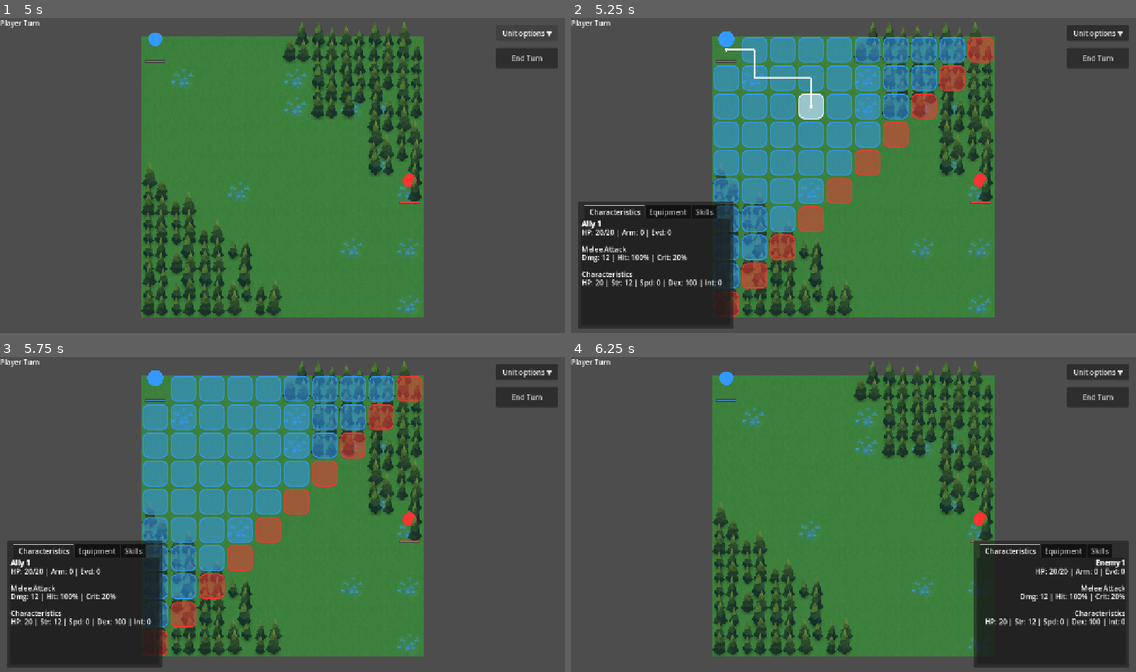
Above: before the commit, frames 1-4 (two rows, left to right).
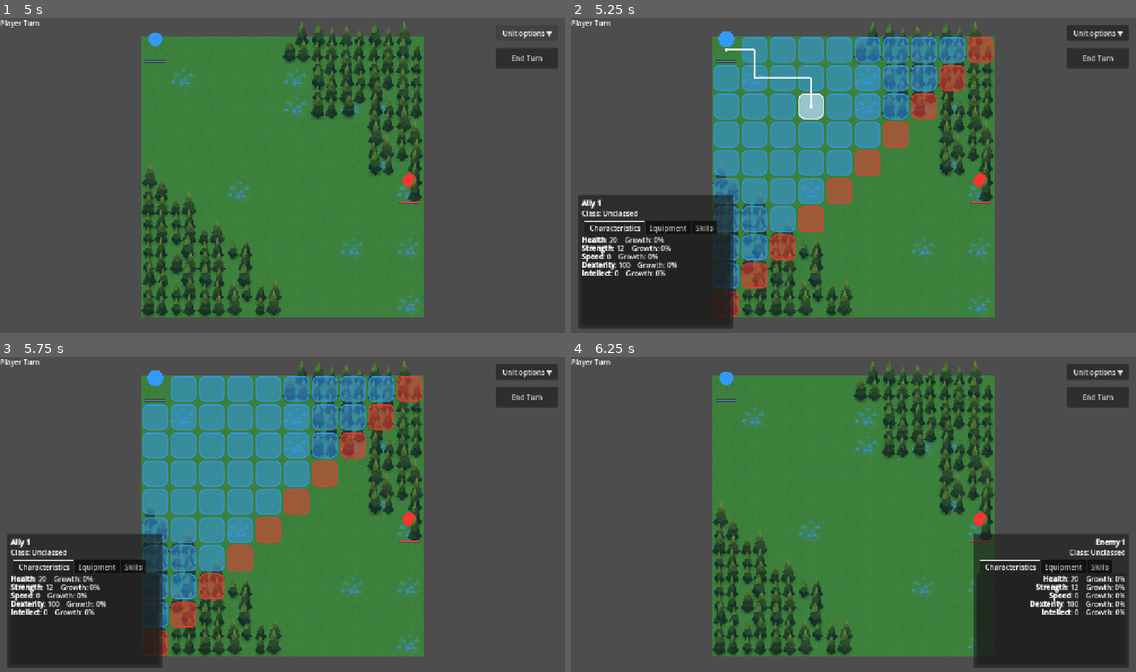
Above: after the commit, the same moments.

Repository: Baptisteberard/srpg
Game: Godot game, scene res://main.tscn
Same seed, same stepped clock (60 frames per second), same inputs: the game is played once before the commit and once after it.
Inputs (mouse positions are in pixels of both pictures, inside the frame that each line leads up to):
- Up to frame 1 (5 s): click "Map 1" at 0.5 s; click "End Turn" at 1.25 s; click "End Turn" at 2 s; click "End Turn" at 2.75 s; click "Unit options ▼" at 3.5 s; click "Unit options ▲" at 4.25 s
- Up to frame 2 (5.25 s): drag from (729, 49) to (977, 191) at 5.02 s
- Up to frame 3 (5.75 s): no input
- Up to frame 4 (6.25 s): drag from (977, 530) to (729, 388) at 5.77 s

Frame 1 is identical in both runs. In frame 2, 3.2% of the frame differs, in the area x 1-29%, y 55-86%; in frame 3, 3.2%; in frame 4, 3.2%.

Commit message:
feat: show unit identity and growth tabs

Diff:
--- a/battle/battle_runtime.gd
+++ b/battle/battle_runtime.gd
@@ -44,9 +44,10 @@
 				enemy_unit_definitions.append(brigand_definition)
 
 
-func _make_fe8_definition(display_name: String, animation: FE8MapSpriteAnimation) -> UnitStats:
+func _make_fe8_definition(class_name_value: String, animation: FE8MapSpriteAnimation) -> UnitStats:
 	var definition := UnitDefinitionScript.new() as UnitStats
-	definition.display_name = display_name
+	definition.display_name = ""
+	definition.unit_class_name = class_name_value
 	definition.fe8_map_sprite_animation = animation
 	return definition
 
--- a/tests/run_tests.gd
+++ b/tests/run_tests.gd
@@ -44,7 +44,9 @@
 	var manager: TurnManager = battle.find_child("TurnManager", true, false) as TurnManager
 	var hud := battle.find_child("UI", true, false) as BattleHud
 	var unit_info_panel := battle.find_child("UnitStatsPanel", true, false) as PanelContainer
+	var identity_label := battle.find_child("UnitIdentityLabel", true, false) as RichTextLabel
 	var unit_info_tabs := battle.find_child("UnitInfoTabs", true, false) as TabContainer
+	var characteristics_label := battle.find_child("CharacteristicsLabel", true, false) as RichTextLabel
 	var equipment_label := battle.find_child("EquipmentLabel", true, false) as RichTextLabel
 	var skills_label := battle.find_child("SkillsLabel", true, false) as RichTextLabel
 	var settings_toggle := battle.find_child("UnitVisualSettingsToggle", true, false) as Button
@@ -72,17 +74,25 @@
 	if manager != null \
 	and hud != null \
 	and unit_info_panel != null \
+	and identity_label != null \
 	and unit_info_tabs != null \
+	and characteristics_label != null \
 	and equipment_label != null \
 	and skills_label != null \
 	and not manager.player_units.is_empty():
 		hud.focus_unit(manager.player_units[0])
 		await process_frame
+		var focused_unit: Unit = manager.player_units[0]
 		unit_tabs_work = unit_info_panel.visible \
+			and identity_label.text.contains(focused_unit.get_display_name()) \
+			and identity_label.text.contains(focused_unit.get_class_display_name()) \
 			and unit_info_tabs.get_tab_count() == 3 \
 			and unit_info_tabs.get_tab_title(0) == "Characteristics" \
 			and unit_info_tabs.get_tab_title(1) == "Equipment" \
 			and unit_info_tabs.get_tab_title(2) == "Skills" \
+			and characteristics_label.text.count("Growth:") == 5 \
+			and not characteristics_label.text.contains("Armor") \
+			and not characteristics_label.text.contains("Damage") \
 			and not equipment_label.text.is_empty() \
 			and not skills_label.text.is_empty()
 	_expect(unit_tabs_work, "%s shows one unit window with three information tabs" % scene_path)
--- a/ui/battle_hud.gd
+++ b/ui/battle_hud.gd
@@ -20,6 +20,8 @@
 var preview_attacker_cell: Vector2i = Vector2i.ZERO
 
 var stats_panel: PanelContainer
+var unit_info_layout: VBoxContainer
+var unit_identity_label: RichTextLabel
 var stats_tabs: TabContainer
 var stats_scroll: ScrollContainer
 var stats_label: RichTextLabel
@@ -288,7 +290,11 @@
 
 
 func refresh() -> void:
-	if stats_panel == null or stats_label == null or equipment_label == null or skills_label == null:
+	if stats_panel == null \
+	or unit_identity_label == null \
+	or stats_label == null \
+	or equipment_label == null \
+	or skills_label == null:
 		return
 
 	if preview_attacker != null \
@@ -301,21 +307,20 @@
 		var preview_side_unit: Unit = preview_defender
 		if focused_unit != null and is_instance_valid(focused_unit):
 			preview_side_unit = focused_unit
-		stats_label.text = _build_combat_preview_text(preview_attacker, preview_defender, preview_attacker_cell)
-		_refresh_unit_detail_tabs(preview_side_unit)
+		_refresh_unit_window(preview_side_unit)
 		_position_stats_panel_for_unit(preview_side_unit)
 		return
 
 	if focused_unit == null or not is_instance_valid(focused_unit) or not focused_unit.is_alive():
 		stats_panel.visible = false
+		unit_identity_label.text = ""
 		stats_label.text = ""
 		equipment_label.text = ""
 		skills_label.text = ""
 		return
 
 	stats_panel.visible = true
-	stats_label.text = _build_default_unit_stats_text(focused_unit)
-	_refresh_unit_detail_tabs(focused_unit)
+	_refresh_unit_window(focused_unit)
 	_position_stats_panel_for_unit(focused_unit)
 
 
@@ -332,11 +337,27 @@
 	margin.add_theme_constant_override("margin_bottom", 8)
 	stats_panel.add_child(margin)
 
+	unit_info_layout = VBoxContainer.new()
+	unit_info_layout.add_theme_constant_override("separation", 6)
+	unit_info_layout.size_flags_horizontal = Control.SIZE_EXPAND_FILL
+	unit_info_layout.size_flags_vertical = Control.SIZE_EXPAND_FILL
+	margin.add_child(unit_info_layout)
+
+	unit_identity_label = RichTextLabel.new()
+	unit_identity_label.name = "UnitIdentityLabel"
+	unit_identity_label.bbcode_enabled = true
+	unit_identity_label.scroll_active = false
+	unit_identity_label.fit_content = true
+	unit_identity_label.custom_minimum_size.y = 42.0
+	unit_identity_label.size_flags_horizontal = Control.SIZE_EXPAND_FILL
+	unit_identity_label.size_flags_vertical = Control.SIZE_SHRINK_BEGIN
+	unit_info_layout.add_child(unit_identity_label)
+
 	stats_tabs = TabContainer.new()
 	stats_tabs.name = "UnitInfoTabs"
 	stats_tabs.size_flags_horizontal = Control.SIZE_EXPAND_FILL
 	stats_tabs.size_flags_vertical = Control.SIZE_EXPAND_FILL
-	margin.add_child(stats_tabs)
+	unit_info_layout.add_child(stats_tabs)
 
 	var characteristics_tab := _create_unit_info_tab("Characteristics", "CharacteristicsLabel")
 	stats_scroll = characteristics_tab["scroll"] as ScrollContainer
@@ -381,10 +402,13 @@
 	var viewport_size: Vector2 = get_viewport().get_visible_rect().size
 	var max_content_width: float = max(300.0, viewport_size.x - 48.0)
 	var measured_width: float = maxf(
-		_measure_label_text_width(stats_label, max_content_width),
+		_measure_label_text_width(unit_identity_label, max_content_width),
 		maxf(
-			_measure_label_text_width(equipment_label, max_content_width),
-			_measure_label_text_width(skills_label, max_content_width)
+			_measure_label_text_width(stats_label, max_content_width),
+			maxf(
+				_measure_label_text_width(equipment_label, max_content_width),
+				_measure_label_text_width(skills_label, max_content_width)
+			)
 		)
 	)
 	var content_width: float = clampf(maxf(300.0, measured_width), 300.0, max_content_width)
@@ -392,15 +416,18 @@
 	var equipment_height: float = _measure_label_text_height(equipment_label, content_width)
 	var skills_height: float = _measure_label_text_height(skills_label, content_width)
 	var content_height: float = maxf(stats_height, maxf(equipment_height, skills_height))
+	var identity_height: float = maxf(42.0, _measure_label_text_height(unit_identity_label, content_width))
+	_set_unit_info_label_size(unit_identity_label, content_width, identity_height)
 	_set_unit_info_label_size(stats_label, content_width, stats_height)
 	_set_unit_info_label_size(equipment_label, content_width, equipment_height)
 	_set_unit_info_label_size(skills_label, content_width, skills_height)
 
 	var panel_width: float = content_width + 16.0
-	var desired_height: float = maxf(180.0, content_height + 56.0)
-	var panel_height: float = min(desired_height, max(180.0, viewport_size.y - 32.0))
-	stats_tabs.custom_minimum_size = Vector2(content_width, panel_height - 16.0)
-	var scroll_height: float = maxf(100.0, panel_height - 52.0)
+	var desired_height: float = maxf(220.0, content_height + identity_height + 64.0)
+	var panel_height: float = min(desired_height, max(220.0, viewport_size.y - 32.0))
+	var tabs_height: float = maxf(140.0, panel_height - identity_height - 22.0)
+	stats_tabs.custom_minimum_size = Vector2(content_width, tabs_height)
+	var scroll_height: float = maxf(100.0, tabs_height - 36.0)
 	for scroll in [stats_scroll, equipment_scroll, skills_scroll]:
 		if scroll != null:
 			scroll.custom_minimum_size = Vector2(content_width, scroll_height)
@@ -409,6 +436,7 @@
 	var is_enemy: bool = unit != null and unit.faction == Unit.Faction.ENEMY
 	var panel_x: float = viewport_size.x - panel_width - 16.0 if is_enemy else 16.0
 	var alignment := HORIZONTAL_ALIGNMENT_RIGHT if is_enemy else HORIZONTAL_ALIGNMENT_LEFT
+	unit_identity_label.horizontal_alignment = alignment
 	stats_label.horizontal_alignment = alignment
 	equipment_label.horizontal_alignment = alignment
 	skills_label.horizontal_alignment = alignment
@@ -455,11 +483,18 @@
 	return max(1.0, measured.y + float(line_separation * max(0, line_count - 1)))
 
 
-func _refresh_unit_detail_tabs(unit: Unit) -> void:
+func _refresh_unit_window(unit: Unit) -> void:
 	if unit == null or not is_instance_valid(unit):
+		unit_identity_label.text = ""
+		stats_label.text = ""
 		equipment_label.text = ""
 		skills_label.text = ""
 		return
+	unit_identity_label.text = "[b]%s[/b]\nClass: %s" % [
+		unit.get_display_name(),
+		unit.get_class_display_name(),
+	]
+	stats_label.text = _build_characteristics_text(unit)
 	equipment_label.text = _build_equipment_text(unit)
 	skills_label.text = _build_skills_text(unit)
 
@@ -471,70 +506,24 @@
 	return expression.sub(text_value, "", true)
 
 
-func _build_default_unit_stats_text(unit: Unit) -> String:
-	var crit_chance: int = int(unit.precision / 5)
-	var attack_type: String = "Ranged Attack" if unit.attack_range > 1 else "Melee Attack"
-	var attack_line: String = "Dmg: %d | Hit: %d%% | Crit: %d%%" % [unit.strength, unit.precision, crit_chance]
-	if unit.attack_range > 1:
-		attack_line += " | Rng: %d" % unit.attack_range
-	return "[b]%s[/b]\nHP: %d/%d | Arm: %d | Evd: %d\n\n%s\n%s\n\nCharacteristics\nHP: %d | Str: %d | Spd: %d | Dex: %d | Int: %d" % [
-		unit.get_display_name(),
-		unit.current_hp,
+func _build_characteristics_text(unit: Unit) -> String:
+	return "[b]Health[/b]: %d    Growth: %d%%\n[b]Strength[/b]: %d    Growth: %d%%\n[b]Speed[/b]: %d    Growth: %d%%\n[b]Dexterity[/b]: %d    Growth: %d%%\n[b]Intellect[/b]: %d    Growth: %d%%" % [
 		unit.health,
-		unit.armor,
+		unit.health_growth_rate,
+		unit.strength,
+		unit.strength_growth_rate,
 		unit.speed,
-		attack_type,
-		attack_line,
-		unit.health,
-		unit.strength,
-		unit.speed,
+		unit.speed_growth_rate,
 		unit.precision,
+		unit.dexterity_growth_rate,
 		unit.intellect,
+		unit.intellect_growth_rate,
 	]
 
 
-func _build_equipment_text(unit: Unit) -> String:
-	return "[b]%s[/b]\n\n[b]Weapon[/b]\nNone — prototype basic attack\n\n[b]Armor[/b]\nNone\n\n[b]Shield[/b]\nNone\n\n[i]Equipment data is not implemented yet.[/i]" % unit.get_display_name()
-
-
-func _build_skills_text(unit: Unit) -> String:
-	return "[b]%s[/b]\n\n[b]Weapon Attack[/b]\nBasic Attack — damage: Strength\n\n[b]Active Skills[/b]\nNone\n\n[b]Passive Skills[/b]\nNone\n\n[i]Data-driven skills are not implemented yet.[/i]" % unit.get_display_name()
-
-
-func _build_combat_preview_text(attacker: Unit, defender: Unit, attacker_cell: Vector2i) -> String:
-	var forecast: Dictionary = CombatResolver.forecast(attacker, defender, attacker_cell)
-	if not bool(forecast.get("can_attack", false)):
-		return "Combat Preview\nCannot attack from current position."
-
-	var attacker_hit: int = attacker.get_hit_chance_against(defender)
-	var defender_hit: int = defender.get_hit_chance_against(attacker)
-	var attacker_damage: int = attacker.get_physical_damage()
-	var defender_damage: int = defender.get_physical_damage()
-	var attacker_hp_after: int = int(forecast["attacker_hp_after"])
-	var defender_hp_after: int = int(forecast["defender_hp_after"])
-	var first_striker: String = "Attacker" if bool(forecast["attacker_strikes_first"]) else "Defender"
-
-	return "Combat Preview\nFirst strike: %s\n\nAttacker (%s)\nHP: %d/%d\nStrength: %d\nSpeed: %d\nDexterity: %d\nHit: %d%%\nDamage: %d\nHP After (if hits): %d\n\nDefender (%s)\nHP: %d/%d\nStrength: %d\nSpeed: %d\nDexterity: %d\nHit: %d%%\nDamage: %d\nHP After (if hits): %d" % [
-		first_striker,
-		_faction_label(attacker),
-		attacker.current_hp,
-		attacker.health,
-		attacker.strength,
-		attacker.speed,
-		attacker.precision,
-		attacker_hit,
-		attacker_damage,
-		attacker_hp_after,
-		_faction_label(defender),
-		defender.current_hp,
-		defender.health,
-		defender.strength,
-		defender.speed,
-		defender.precision,
-		defender_hit,
-		defender_damage,
-		defender_hp_after,
-	]
-
-func _faction_label(unit: Unit) -> String:
-	return "Enemy" if unit != null and unit.faction == Unit.Faction.ENEMY else "Player"
+func _build_equipment_text(_unit: Unit) -> String:
+	return "[b]Weapon[/b]\nNone — prototype basic attack\n\n[b]Armor[/b]\nNone\n\n[b]Shield[/b]\nNone\n\n[i]Equipment data is not implemented yet.[/i]"
+
+
+func _build_skills_text(_unit: Unit) -> String:
+	return "[b]Weapon Attack[/b]\nBasic Attack — damage: Strength\n\n[b]Active Skills[/b]\nNone\n\n[b]Passive Skills[/b]\nNone\n\n[i]Data-driven skills are not implemented yet.[/i]"
--- a/unit.gd
+++ b/unit.gd
@@ -15,6 +15,7 @@
 
 @export var faction: Faction = Faction.PLAYER
 @export var unit_name: String = ""
+@export var unit_class_name: String = "Unclassed"
 @export var move_range: int = 8
 @export_group("Stats")
 @export var health: int = 20
@@ -23,6 +24,12 @@
 @export_range(0, 100, 1) var precision: int = 100
 @export var intellect: int = 0
 @export var armor: int = 0
+@export_group("Growth Rates")
+@export_range(0, 300, 1) var health_growth_rate: int = 0
+@export_range(0, 300, 1) var strength_growth_rate: int = 0
+@export_range(0, 300, 1) var speed_growth_rate: int = 0
+@export_range(0, 300, 1) var dexterity_growth_rate: int = 0
+@export_range(0, 300, 1) var intellect_growth_rate: int = 0
 @export_group("Combat")
 @export var attack_range: int = 1
 @export var attack_lunge_time: float = 0.08
@@ -72,6 +79,11 @@
 	precision = clampi(precision, 0, 100)
 	intellect = maxi(0, intellect)
 	armor = maxi(0, armor)
+	health_growth_rate = clampi(health_growth_rate, 0, 300)
+	strength_growth_rate = clampi(strength_growth_rate, 0, 300)
+	speed_growth_rate = clampi(speed_growth_rate, 0, 300)
+	dexterity_growth_rate = clampi(dexterity_growth_rate, 0, 300)
+	intellect_growth_rate = clampi(intellect_growth_rate, 0, 300)
 
 func set_stats(health_value: int, strength_value: int, speed_value: int, precision_value: int, intellect_value: int, armor_value: int, reset_current_hp: bool = true) -> void:
 	health = health_value
@@ -92,6 +104,14 @@
 	if definition == null:
 		return
 	set_display_name(definition.display_name)
+	unit_class_name = definition.unit_class_name.strip_edges()
+	if unit_class_name == "":
+		unit_class_name = "Unclassed"
+	health_growth_rate = definition.health_growth_rate
+	strength_growth_rate = definition.strength_growth_rate
+	speed_growth_rate = definition.speed_growth_rate
+	dexterity_growth_rate = definition.dexterity_growth_rate
+	intellect_growth_rate = definition.intellect_growth_rate
 	set_stats(
 		definition.health,
 		definition.strength,
@@ -120,6 +140,11 @@
 		return unit_name.strip_edges()
 	return name
 
+func get_class_display_name() -> String:
+	if unit_class_name.strip_edges() != "":
+		return unit_class_name.strip_edges()
+	return "Unclassed"
+
 func _get_sprite() -> AnimatedSprite2D:
 	if sprite == null:
 		sprite = get_node("Sprite2D") as AnimatedSprite2D
--- a/unit_stats.gd
+++ b/unit_stats.gd
@@ -3,7 +3,9 @@
 
 # Kept as a compatibility base for resources created by the prototype.
 # New encounter data should use UnitDefinition.
+@export_group("Identity")
 @export var display_name: String = ""
+@export var unit_class_name: String = "Unclassed"
 
 @export_group("Core Stats")
 @export var health: int = 20
@@ -12,6 +14,13 @@
 @export_range(0, 100, 1) var precision: int = 100
 @export var intellect: int = 0
 @export var armor: int = 0
+
+@export_group("Growth Rates")
+@export_range(0, 300, 1) var health_growth_rate: int = 0
+@export_range(0, 300, 1) var strength_growth_rate: int = 0
+@export_range(0, 300, 1) var speed_growth_rate: int = 0
+@export_range(0, 300, 1) var dexterity_growth_rate: int = 0
+@export_range(0, 300, 1) var intellect_growth_rate: int = 0
 
 @export_group("Movement")
 @export var move_range: int = 8
Not shown, changed: ARCHITECTURE.md
Not shown, added: GDD/IMPLEMENTATION_STATUS.md
